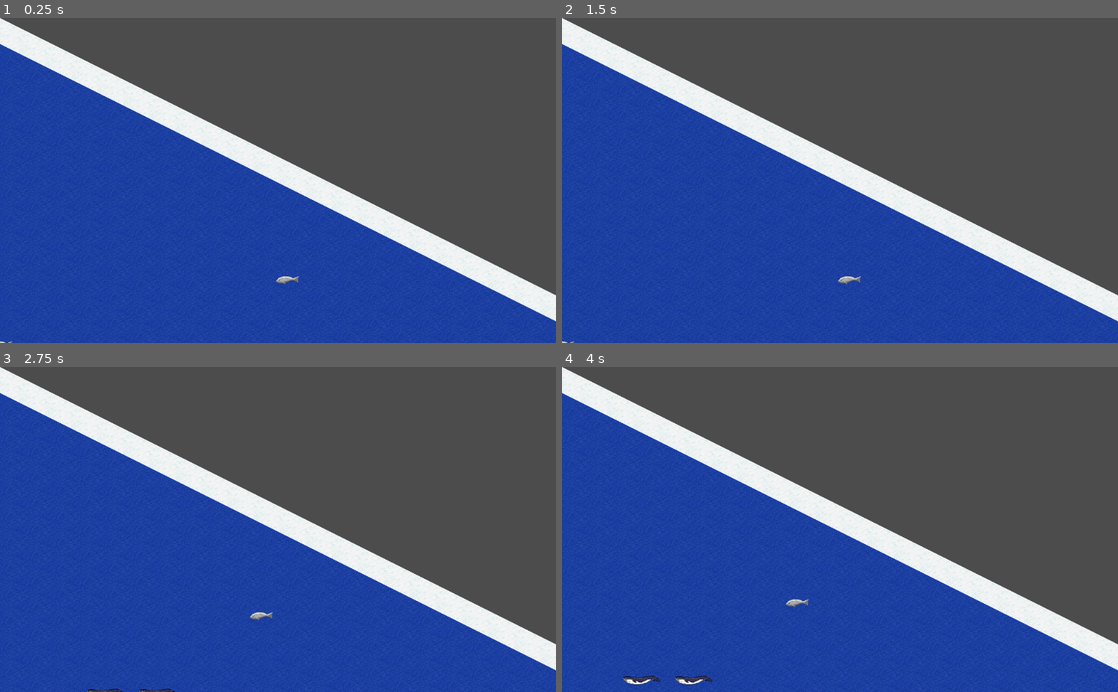
Above: before the commit, frames 1-4 (two rows, left to right).
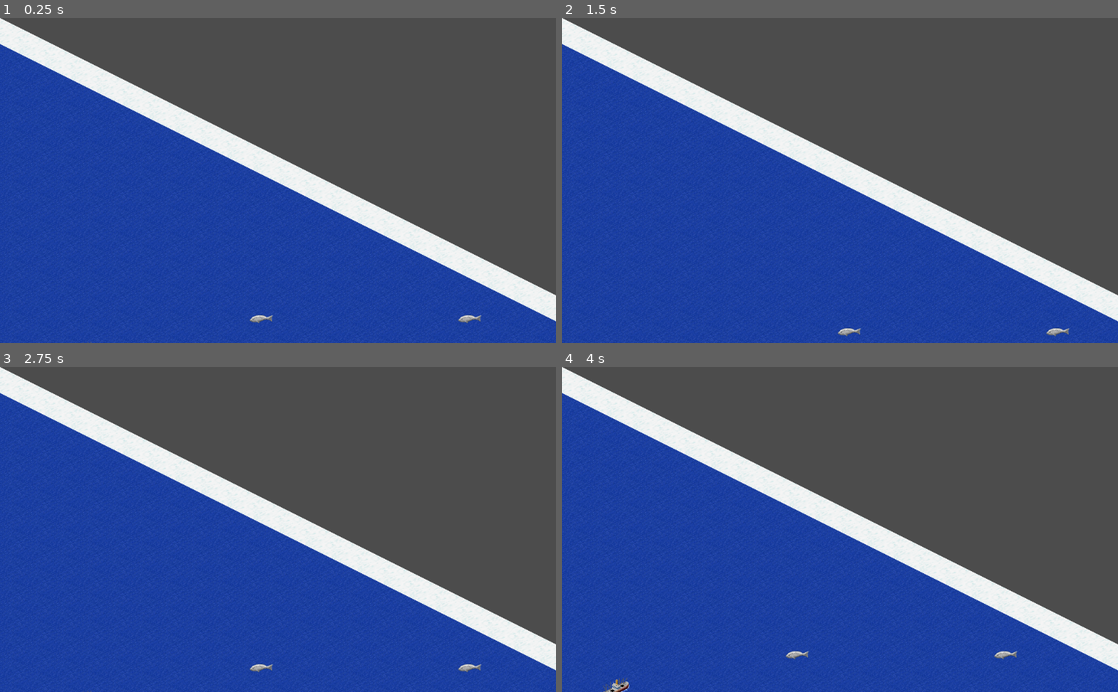
Above: after the commit, the same moments.

Repository: burdockcascade/gociv
Game: Godot game, scene res://src/Main.tscn
Two runs of this game, one before a commit and one after it. Both use one fixed random seed, a clock stepped at 60 frames per second and the inputs below.
Inputs (mouse positions are in pixels of both pictures, inside the frame that each line leads up to):
- Up to frame 1 (0.25 s): no input
- Up to frame 2 (1.5 s): tap Enter at 0.5 s; move the mouse to (812, 245) at 0.52 s; hold Right (ui_right) 0.53-1.25 s; click (812, 245) at 0.6 s; tap Space at 1.25 s; drag from (1006, 229) to (812, 245) at 1.27 s
- Up to frame 3 (2.75 s): tap Enter at 2 s; move the mouse to (111, 480) at 2.02 s; hold Left (ui_left) from 2.03 s (still down); click (111, 480) at 2.1 s
- Up to frame 4 (4 s): release Left (ui_left) at 2.75 s; tap Space at 2.75 s; drag from (867, 529) to (673, 480) at 2.77 s; tap Enter at 3.5 s; move the mouse to (756, 448) at 3.52 s; hold Left (ui_left) from 3.53 s (still down); click (756, 448) at 3.6 s

The runs differ from the first frame. In frame 1, 0.2% of the frame differs, in the area x 0-87%, y 79-100%; in frame 2, 0.2%; in frame 3, 0.3%; in frame 4, 0.6%, in the area x 7-82%, y 71-100%.
Error before the commit: Invalid get index 'values' (on base: 'Dictionary'). Did you mean '.values()' or funcref(obj, "values") ? (res://src/Map.gd:132)

Commit message:
scrollable map

Diff:
--- a/src/Main.tscn
+++ b/src/Main.tscn
@@ -39,7 +39,7 @@
 cell_size = Vector2( 96, 48 )
 format = 1
 
-[node name="WorldObjects" type="TileMap" parent="."]
+[node name="WorldObjects" type="TileMap" parent="World"]
 mode = 1
 cell_size = Vector2( 96, 48 )
 format = 1
@@ -48,3 +48,4 @@
 [node name="DesktopUI" type="CanvasLayer" parent="."]
 
 [connection signal="tile_selected" from="World/Map" to="World" method="_on_Map_tile_selected"]
+[connection signal="world_scrolled" from="World/Map" to="World/WorldObjects" method="_on_Map_world_scrolled"]
--- a/src/Map.gd
+++ b/src/Map.gd
@@ -1,6 +1,7 @@
 extends Node2D
 
-signal tile_selected(tile_vector, tile_data)
+signal tile_selected(mapv)
+signal world_scrolled(direction)
 
 onready var terrain = $Terrain
 onready var terrain2 = $Terrain2
@@ -98,7 +99,13 @@
 	# all done
 	return mapdata
 
-func _unhandled_input(event):
+
+func _unhandled_input(event: InputEvent) -> void:
+
+	if Input.is_action_just_released("ui_click"):
+
+		var mapv: Vector2 = terrain.world_to_map(get_global_mouse_position())
+		emit_signal("tile_selected", mapv)
 
 	if event.is_action_pressed("ui_left"):
 		slide_map_left()
@@ -123,21 +130,22 @@
 			mapd.cellv.x -= 1
 
 	draw_map()
+	emit_signal("world_scrolled", Vector2.LEFT)
 
 
 func slide_map_right():
 
 	var mx = mapsize.x - 1
 
-	for mapd in mapdata.values:
+	for mapd in mapdata.values():
 
 		if mapd.cellv.x == mx:
 			mapd.cellv.x = 0
 		else:
 			mapd.cellv.x += 1
 
-
 	draw_map()
+	emit_signal("world_scrolled", Vector2.RIGHT)
 
 
 #func left_wrap():
@@ -196,6 +204,9 @@
 		var mapd = mapdata[mapv]
 		var cellv = mapd.cellv
 
+		# update world position for mapv
+		mapd.worldv = terrain.map_to_world(cellv)
+
 		# paint terrain
 		terrain.set_cellv(cellv, mapd.tile)
 
@@ -210,6 +221,8 @@
 		# paint units
 
 		# paint fog
+
+
 
 func clear_cellv(mapv):
 
--- a/src/Units.gd
+++ b/src/Units.gd
@@ -11,25 +11,30 @@
 
 }
 
-var celldata
+var mapdata
 
-func add_unit(unit, cellv):
+func add_unit(unit, mapv):
 
 	var u = load(unit.scene).instance()
-	u.position = celldata[cellv].worldv
+	u.position = mapdata[mapv].worldv
+	u.at_mapv = mapv
 	u.add_to_group("unit")
-	u.add_to_group("cellv_" + str(cellv))
+	u.add_to_group("mapv_" + str(mapv))
 
-	print("cellv_" + str(cellv))
 
 	add_child(u)
 
 
 func get_units_at_cellv(cellv):
-	return get_tree().get_nodes_in_group("cellv_" + str(cellv))
+	return get_tree().get_nodes_in_group("mapv_" + str(cellv))
 
 func wrap_units(cellv):
 	var units = get_units_at_cellv(cellv)
 
 	for unit in units:
 		pass
+
+
+func _on_Map_world_scrolled(direction):
+	for unit in get_children():
+		unit.position = mapdata[unit.at_mapv].worldv
--- a/src/World.gd
+++ b/src/World.gd
@@ -3,29 +3,19 @@
 onready var map = $Map
 onready var wobjects = $WorldObjects
 
-var celldata
-
-func _on_Map_tile_selected(tile_vector, tile_data):
-	prints("clicked on", tile_vector, tile_data)
-	print(wobjects.get_units_at_cellv(tile_vector))
-
-
+var mapdata
 
 func _ready():
 
 	# generate map
-	celldata = map.new_map(Vector2(128, 128))
-
-#	wobjects.celldata = celldata
+	mapdata = map.new_map(Vector2(32, 32))
+	wobjects.mapdata = mapdata
 
 	# add unit to map
-#	wobjects.add_unit(wobjects.unit.transporter, map.random_sea_tile())
+	wobjects.add_unit(wobjects.unit.transporter, map.random_sea_tile())
 
-func _unhandled_input(event: InputEvent) -> void:
 
-	if Input.is_action_just_released("ui_click"):
+func _on_Map_tile_selected(mapv):
 
-		var cellv: Vector2 = map.terrain.world_to_map(get_global_mouse_position())
-
-		if celldata.has(cellv):
-			emit_signal("tile_selected", cellv, celldata[cellv])
+	if mapdata.has(mapv):
+		print(wobjects.get_units_at_cellv(mapv))
--- a/src/units/Transporter.tscn
+++ b/src/units/Transporter.tscn
@@ -8,7 +8,14 @@
 region = Rect2( 391, 50, 64, 48 )
 
 [node name="Transporter" instance=ExtResource( 1 )]
+capacity = 8
+build_cost = 4
+support_cost = 1
+build_cycle = 2
+max_movement = 6
+over_water = true
+visibility = 4
 
 [node name="UnitSprite" parent="." index="1"]
-position = Vector2( -3, -6 )
+position = Vector2( -1.58978, 18.3264 )
 texture = SubResource( 1 )
--- a/src/units/Unit.gd
+++ b/src/units/Unit.gd
@@ -1,6 +1,23 @@
 extends Node2D
 
+# warfare
+export var shield: int = 0
+export var weapon: int = 0
+export var stealth: bool = false
 
-func _on_Area2D_input_event(viewport, event, shape_idx):
-	if Input.is_mouse_button_pressed(BUTTON_LEFT):
-		print("event")
+# freight
+export var capacity: int = 0
+
+# value
+export var build_cost: int = 0
+export var support_cost: int = 0
+export var build_cycle: int = 0
+
+# movement
+export var max_movement: int = 0
+export var over_land: bool = false
+export var over_water: bool = false
+export var visibility: int = 0
+
+
+var at_mapv = Vector2.INF
